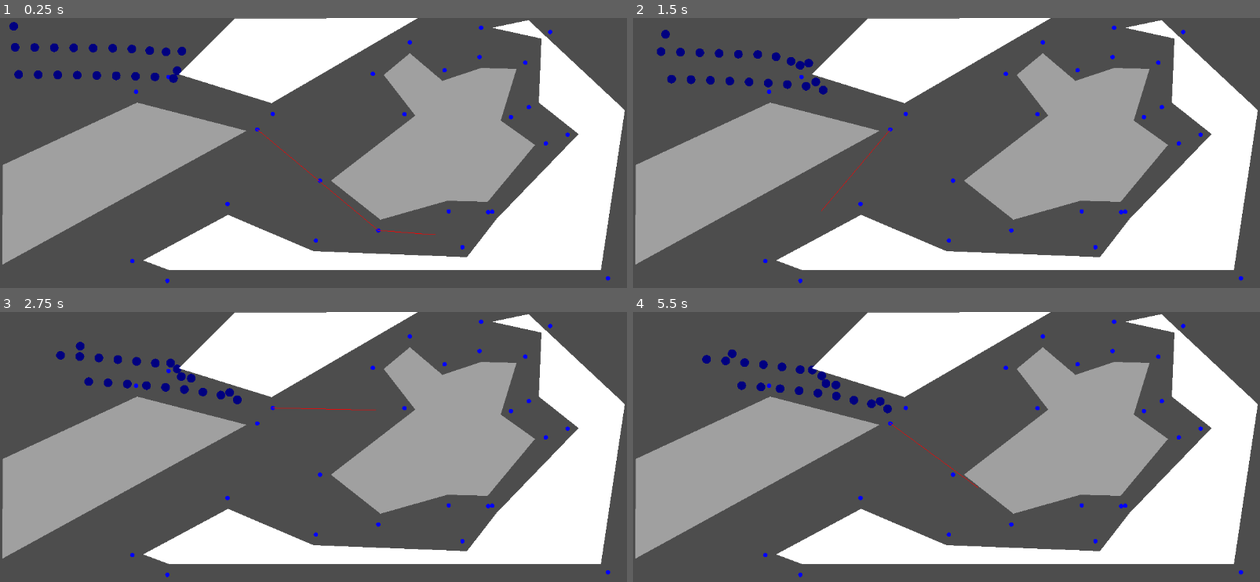
Above: before the commit, frames 1-4 (two rows, left to right).
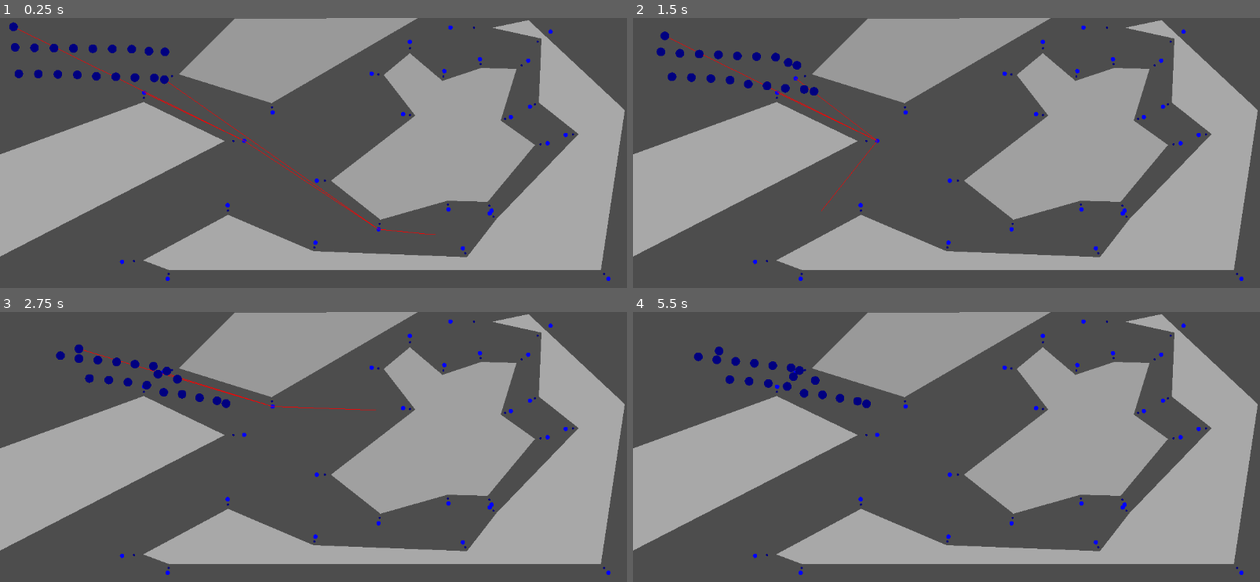
Above: after the commit, the same moments.

Repository: marwansabih/navigation
Game: Godot game, scene res://nav_test.tscn
Same seed, same stepped clock (60 frames per second), same inputs: the game is played once before the commit and once after it. The project has no main scene, so this scene is started directly.
Inputs (mouse positions are in pixels of both pictures, inside the frame that each line leads up to):
- Up to frame 1 (0.25 s): no input
- Up to frame 2 (1.5 s): move the mouse to (1084, 177) at 0.52 s; click (1084, 177) at 0.67 s; tap Enter at 1.25 s; move the mouse to (821, 212) at 1.27 s; click (821, 212) at 1.42 s
- Up to frame 3 (2.75 s): move the mouse to (376, 409) at 2.02 s; click (376, 409) at 2.17 s
- Up to frame 4 (5.5 s): move the mouse to (915, 557) at 2.77 s; click (915, 557) at 2.92 s; tap Space at 3.5, 5 s; move the mouse to (1134, 541) at 3.52 s; click (1134, 541) at 3.67 s; tap Enter at 4.25 s; move the mouse to (758, 436) at 4.27 s; click (758, 436) at 4.42 s; move the mouse to (977, 487) at 5.02 s; click (977, 487) at 5.17 s

The runs differ from the first frame. In frame 1, 25% of the frame differs, in the area x 0-100%, y 0-99%; in frame 2, 25%; in frame 3, 26%; in frame 4, 26%.

Commit message:
still buggy as hell but at least corners are now placed more correctly

Diff:
--- a/geometry_utils.gd
+++ b/geometry_utils.gd
@@ -1,5 +1,39 @@
 class_name GeometryUtils
 extends Node
+
+static func in_polygons_range(polygons, radius, pos):
+	for p in polygons.get_children():
+		var poly = p.polygon
+		if in_polygon_range(poly, radius, pos):
+			return true
+	return false
+
+static func in_polygon_range(polygon, radius, pos):
+	var size = len(polygon)
+	for i in range(size):
+		var next_idx = (i+1) % size
+		var p1: Vector2 = polygon[i]
+		var p2: Vector2 = polygon[next_idx]
+		var distance = p1.distance_to(pos)
+		if distance <= radius+1:
+			return true
+		distance = p2.distance_to(pos)
+		if distance <= radius +1:
+			return true
+		var dir: Vector2 = p1.direction_to(p2)
+		var parallel = dir.dot(pos - p1)
+		var between_points = 0 < parallel and parallel < (p2-p1).length()
+		distance = abs(dir.rotated(PI/2).dot(pos-p1))
+		var in_range = distance <  radius +1
+		if between_points and in_range:
+			return true
+	return false
+
+static func enlarge_polyogon(polygon):
+	var size = len(polygon)
+	for i in range(size):
+		var next_idx =  i
+
 
 static func get_wall_points(line, distance):
 	var p1: Vector2 = line[0]
--- a/nav_test.tscn
+++ b/nav_test.tscn
@@ -3,7 +3,7 @@
 [ext_resource type="Script" path="res://navigation_isometrie.gd" id="1_vv1va"]
 
 [sub_resource type="NavigationPolygon" id="NavigationPolygon_8onms"]
-outlines = Array[PackedVector2Array]([PackedVector2Array(-3, 212, 593, 233, 599, -5, -4, -1)])
+outlines = Array[PackedVector2Array]([PackedVector2Array(-3, 546, 1334, 587, 1350, -12, -4, -1)])
 source_geometry_group_name = &"navigation_polygon_source_group"
 
 [node name="NavTest" type="Node2D"]
@@ -12,16 +12,18 @@
 [node name="Poly" type="NavigationRegion2D" parent="."]
 navigation_polygon = SubResource("NavigationPolygon_8onms")
 
-[node name="Polygon2D2" type="Polygon2D" parent="Poly"]
-color = Color(1, 1, 1, 0.466667)
-polygon = PackedVector2Array(5, 271, 4, 455, 453, 208, 252, 156)
-
 [node name="Polygon2D" type="Polygon2D" parent="Poly"]
 color = Color(1, 1, 1, 0.466667)
 polygon = PackedVector2Array(763, 180, 608, 300, 699, 372, 822, 337, 896, 339, 983, 234, 920, 189, 949, 94, 884, 92, 813, 116, 753, 65, 705, 105)
 
 [node name="Polygon2D3" type="Polygon2D" parent="Poly"]
+color = Color(1, 1, 1, 0.427451)
 polygon = PackedVector2Array(329, 104, 499, 157, 768, 0, 432, 1)
 
 [node name="Polygon2D4" type="Polygon2D" parent="Poly"]
+color = Color(1, 1, 1, 0.513726)
 polygon = PackedVector2Array(263, 447, 419, 363, 576, 430, 858, 441, 912, 371, 1063, 214, 990, 156, 995, 38, 904, 18, 971, 4, 1148, 170, 1104, 465, 311, 465)
+
+[node name="Polygon2D2" type="Polygon2D" parent="Poly"]
+color = Color(1, 1, 1, 0.517647)
+polygon = PackedVector2Array(-1, 252, 264, 155, 413, 227, 0, 440)
--- a/navigation_isometrie.gd
+++ b/navigation_isometrie.gd
@@ -66,7 +66,7 @@
 	#print(Vector2(v_x, v_y).length())
 	return strength / dist**dist_power * Vector2(v_x,v_y) * ( 1 +  randf())
 
-func get_local_dir(pos: Vector2, goal: Vector2):
+func get_local_dir(pos: Vector2, goal: Vector2, delta):
 	var pos_m = GeometryUtils.get_closest_mesh_position(pos)
 	var map_polys = []
 	var actor_positions = []
@@ -93,12 +93,25 @@
 			actor_positions.append(f_pos)
 		#break
 
+	var in_poly_range = false
+
+	for polygon in $Poly.get_children():
+		in_poly_range = GeometryUtils.in_polygon_range(
+			polygon.polygon,
+			16,
+			pos
+		)
+
 	return VFUtils.get_dir(
 		pos,
 		actor_positions,
 		goal,
-		8
+		8,
+		$Poly,
+		delta,
+		in_poly_range
 	)
+	"""
 
 	var dir_source = Vector2(0,0)
 	var dist = pos.distance_to(goal)
@@ -120,6 +133,7 @@
 	if dir_wall.length() > 0.1:
 		return 2*dir_wall.normalized()
 	return (dir_goal + dir_source).normalized()
+	"""
 
 func plane_in_dir(dir):
 	pass
@@ -134,17 +148,64 @@
 	polygon,
 	p_point,
 	point,
-	n_point
+	n_point,
+	corner_distance
 ):
-	var dir_1 = (p_point - point).normalized()
-	var dir_2 = (n_point - point).normalized()
-	var n_dir = (dir_1 + dir_2).normalized() * 20
+	var dir_1: Vector2 = (p_point - point).normalized()
+	var dir_2: Vector2 = (n_point - point).normalized()
+	var signum = 1
+	#if dir_1.angle_to(-dir_2)/ PI < -0.5 and dir_1.angle_to(-dir_2)/PI > 0.5:
+	#	signum = - 1
+
+	var polys = []
+	for p in $Poly.get_children():
+		polys.append(p.polygon)
+
+	var to_b = -(dir_1 - dir_1.dot(dir_2)*dir_2).normalized() * corner_distance
+	var to_e =  -(dir_2 - dir_2.dot(dir_1)*dir_1).normalized() * corner_distance
+
+	var b: Vector2 = point + to_b
+	var e: Vector2 = point + to_e
+
+	if inside_polygons(e, polys):
+		e = point - to_e #-e point - to_e
+	if inside_polygons(b, polys):
+		b = point - to_b # -b#point - to_b
+
+	var t_1 = - b.x/dir_2.x * dir_2.y + b.y
+	var m_1 = dir_2.y/dir_2.x
+	var t_2 = - e.x/dir_1.x * dir_1.y + e.y
+	var m_2 = dir_1.y/dir_1.x
+	var x = (t_2-t_1)/(m_1-m_2)
+	var y = m_1*x + t_1
+
+	#var result =
+	return Vector2(x,y)
+
+	if inside_polygons(e, polys):
+		e = point + to_e
+	if inside_polygons(b, polys):
+		b = point + to_b
+	var f = ((b.y - e.y)*dir_1.x+ dir_1.y*(e.x-b.x))/(dir_2.y*dir_1.x-dir_2.x*dir_1.y)
+	#print(f)
+	#print(e + f * dir_2))
+	#return b
+	#return e
+	return e + f * dir_2
+	return point -(dir_1 - dir_1.dot(dir_2) * dir_2).normalized() * corner_distance #e #+ f * dir_2
+
+
+	var p_1 = (dir_1 + dir_2).normalized().dot(dir_1)
+	var p_2 = (dir_1 + dir_2).normalized().dot(dir_2)
+	var min_p = min(p_1, p_2)
+	var n_dir = (dir_1 + dir_2) * corner_distance / min_p
+
 	var new_point = point - n_dir
 	if not outside_region(new_point):
 		return new_point
 	return point + n_dir
 
-func generate_polygon_edges(polygon):
+func generate_polygon_edges(polygon, corner_distance):
 	var p = polygon.polygon
 	var size = len(p)
 	var p_index = size - 1
@@ -157,16 +218,26 @@
 			p,
 			p_point,
 			point,
-			n_point
+			n_point,
+			corner_distance
 		)
 		edge_points.append(edge)
 		p_index = i
 	return edge_points
 
+var large_polygons = []
+
+func setup_large_polygons():
+	for p in $Poly.get_children():
+		var poly = generate_polygon_edges(p, 7)
+		large_polygons.append(poly)
+		#large_polygons.append(p.polygon)
+
+
 func generate_edges():
 	var edges = []
 	for polygon in $Poly.get_children():
-		edges.append_array(generate_polygon_edges(polygon))
+		edges.append_array(generate_polygon_edges(polygon, 16))
 	return edges
 
 
@@ -340,7 +411,7 @@
 		var p2: Vector2 = path[i+1]
 
 		var dist = p1.distance_to(p2)
-		var nr_sub_points = max(int(dist/5),1)
+		var nr_sub_points = max(int(dist/25),1)
 		var dir = p1.direction_to(p2).normalized()
 		for j in range(nr_sub_points):
 			var delta = float(j+1) / float(nr_sub_points) * dist
@@ -395,7 +466,7 @@
 var fake_chars = []
 
 func generate_fake_chars():
-	for i in range(10):
+	for i in range(9):
 		var char = {
 			"velocity" =75,
 			"position" = Vector2(16 + 36*i,100),
@@ -458,15 +529,19 @@
 	var dir = character["dir"]
 	var velocity = character["velocity"]
 	var pos = character["position"]
-	if path[0].distance_to(pos) < 10:
+	if path[0].distance_to(pos) < 1:
 		path.pop_front()
 		if path:
 			character["dir"] = pos.direction_to(path[0])
+	if len(path) > 1 and not intersect_with_occupied_polygons(pos, path[1]):
+		if (path[1]-path[0]).dot(pos-path[0]) > 0:
+			pass
+			#path.pop_front()
 	if path:
 		if not character["dir"]:
 			character["dir"] = pos.direction_to(path[0])
 		if true:#cycle % 15 == 0:
-			var new_dir = get_local_dir(pos, path[0])
+			var new_dir = get_local_dir(pos, path[0], delta * velocity)
 			#build_position_graph(pos, path[0])
 			character["dir"] = new_dir
 		character["position"] += velocity * character["dir"] * delta
@@ -506,11 +581,30 @@
 	setup_pos_to_wall()
 	generate_fake_chars()
 	setup_polygon_position_mesh()
-	for polygon in $Poly.get_children():
-		occupied_polygons.append(polygon.polygon)
-	edges = generate_edges()
+	setup_large_polygons()
+	occupied_polygons = large_polygons
+	#for polygon in $Poly.get_children():
+		#occupied_polygons = large_polygons
+	#	occupied_polygons.append(polygon.polygon)
+	var es = generate_edges()
+
+	edges = []
+
+	var ps = []
+	for p in $Poly.get_children():
+		var poly = p.polygon
+		ps.append(poly)
+
+	for e in es:
+		if e.x > 0 and e.y > 0:
+			if not inside_polygons(e, ps):
+				edges.append(e)
+
+	print(edges)
 
 	var connections = generate_connections()
+
+	print(connections)
 
 	graph = Dijstra.generate_graph(edges, connections)
 	generate_dists(graph)
@@ -527,9 +621,9 @@
 		shortest_paths.append(short_path)
 
 
-	generate_fake_characters()
-	setup_actor_position_mesh()
-	put_characters_to_mesh()
+	#generate_fake_characters()
+	#setup_actor_position_mesh()
+	#put_characters_to_mesh()
 
 func _input(event):
 	if event is InputEventMouseButton:
@@ -547,33 +641,38 @@
 
 func _physics_process(delta):
 	queue_redraw()
+
 	move_along_direction(
 		fake_character,
 		shortest_path,
 		delta
 	)
-
 	for i in range(len(fake_chars)):
 		var f_c = fake_chars[i]
 		var s_p = shortest_paths[i]
 		move_along_direction(f_c, s_p, delta)
 
 func _draw():
+
 	for edge in edges:
 		draw_circle(edge, 4, Color.BLUE)
+
 	if shortest_path:
+		draw_line(fake_character["position"], shortest_path[0], Color.RED)
 		for i in range(len(shortest_path) - 1):
 			var start = shortest_path[i]
 			var end = shortest_path[i+1]
 			draw_line(start, end, Color.RED)
 
-	#for path in shortest_paths:
-	#	if not path:
-	#		continue
-	#	for i in range(len(path) - 1):
-	#		var start = path[i]
-	#		var end = path[i+1]
-	#		draw_line(start, end, Color.RED)
+
+
+	for path in shortest_paths:
+		if not path:
+			continue
+		for i in range(len(path) - 1):
+			var start = path[i]
+			var end = path[i+1]
+			draw_line(start, end, Color.RED)
 
 	#var v_e_1 = position_to_visible_edges[Vector2(64, 64)]
 	#var v_e_2 = position_to_visible_edges[Vector2(800, 400)]
@@ -583,8 +682,16 @@
 
 	#for e in v_e_2:
 	#	draw_circle(edges[e], 4, Color.RED)
-
-	draw_circle(fake_character["position"], 8, Color.NAVY_BLUE)
+	var color = Color.NAVY_BLUE
+
+	if GeometryUtils.in_polygons_range(
+		$Poly,
+		8,
+		fake_character["position"]
+	):
+		color = Color.RED
+
+	draw_circle(fake_character["position"], 8, color)
 
 	for fake_char in fake_chars:
 		draw_circle(fake_char["position"], 8, Color.NAVY_BLUE)
@@ -594,33 +701,38 @@
 		for i in range(len(path) -1):
 			draw_line(path[i], path[i+1], Color.BLACK, 1)
 
+	for polygon in occupied_polygons:
+		for point in polygon:
+			draw_circle(point, 2, Color.NAVY_BLUE)
+
 	"""
 	var obs_ps = [
-		Vector2(50, 50),
-		Vector2(75, 75),
-		Vector2(125, 75),
-		Vector2(80, 40)
+		#Vector2(50, 50),
+		#Vector2(75, 75),
+		#Vector2(125, 75),
+		Vector2(104, 104)
 	]
 
 	for p in obs_ps:
-		draw_circle(p, 8, Color.NAVY_BLUE)
+		draw_circle(p, 24, Color.NAVY_BLUE)
 
 	draw_circle(Vector2(256, 256,), 8, Color.RED)
 
-	for i in range(100):
-		for j in range(100):
-			var x = i * 32
-			var y = j * 32
+	for i in range(200):
+		for j in range(200):
+			var x = i * 16
+			var y = j * 16
 			var dir = VFUtils.get_dir(
-					Vector2(x,y),
-					obs_ps,
-					Vector2(256,256),
-					8
+				Vector2(x,y),
+				obs_ps,
+				Vector2(256,256),
+				24
 			)
-			draw_line(Vector2(x,y), Vector2(x,y) + 16 * dir, Color.WHITE, 3)
-			draw_circle(Vector2(x,y) + 16 * dir, 2, Color.BLUE)
+			draw_line(Vector2(x,y), Vector2(x,y) + 8 * dir, Color.WHITE, 3)
+			draw_circle(Vector2(x,y) + 8 * dir, 2, Color.RED)
 
 	"""
+
 
 	#for pos in pos_to_walls:
 	#	if pos_to_walls[pos]:
@@ -648,12 +760,14 @@
 		#draw_polyline(square2, Color.BLUE, 1)
 		#draw_line(square2[0], square2[3], Color.BLUE, 1)
 
+	"""
 	var pos = fake_character["position"]
 	var f_c_pos = GeometryUtils.get_closest_mesh_position(pos)
 	if f_c_pos in pos_to_walls:
 		for wall in pos_to_walls[f_c_pos]:
 			var dir = generate_wall_velocity(pos, wall, 15)
 			draw_line(pos, pos + 30 * dir, Color.RED, 3)
+	"""
 
 	"""
 	for p_c in actor_positions:
--- a/vectorfield_utils.gd
+++ b/vectorfield_utils.gd
@@ -13,7 +13,7 @@
 	var dy = y - pos.y
 	return Vector2(
 		(lambda-1) * dir.x * dx**2 + lambda * dir.y * dx * dy - dir.x * dy**2,
-		(lambda-1) * dir.y * dx**2 + lambda * dir.x * dx * dy - dir.y * dy**2
+		(lambda-1) * dir.y * dy**2 + lambda * dir.x * dx * dy - dir.y * dx**2
 	)
 
 static func dipole(
@@ -59,7 +59,7 @@
 	var b_z = beta_z(radius)
 	var b_f = beta_f(radius, 0.1)
 	var b_r = beta(pos, radius, x, y)
-	if b_r < b_f:
+	if b_r <= b_f:
 		return 1
 	if b_f < b_r and b_r < b_z:
 		var a = 2/(b_z-b_f)**3
@@ -69,15 +69,27 @@
 
 		return a*b_r**3 + b * b_r**2 + c * b_r + d
 
+	return 0
 
-	return 0
+static func in_obstacle(goal, obs_positions, radius):
+	for pos in obs_positions:
+		if goal.distance_to(pos) < radius:
+			return true
+	return false
 
 static func get_dir(
 	pos: Vector2,
 	obstacle_positions,
 	goal: Vector2,
-	radius
+	radius,
+	polygons,
+	delta_t,
+	in_polyrange: bool
 ):
+
+	#if in_obstacle(goal, obstacle_positions, radius):
+	#	if goal.distance_to(pos) < 3*radius:
+	#		return Vector2(0,0)
 	var attractive_field = dipole(
 		goal,
 		pos.direction_to(goal),
@@ -105,5 +117,20 @@
 		)
 		repulsive_field += (1-sig)*r_f
 
-	return (attractive_factor * attractive_field + repulsive_field).normalized()
+	var reverse = 1
+	if in_polyrange:
+		reverse = -1
+
+	var dir = (attractive_factor * attractive_field + reverse * repulsive_field).normalized()
+
+
+	for obs_pos in obstacle_positions:
+		var next_position = pos + dir * delta_t
+		if GeometryUtils.in_polygons_range(polygons, radius, next_position):
+			return Vector2(0,0)
+		if next_position.distance_to(obs_pos) < 2*radius:
+			print("stopped")
+			return Vector2(0,0)
+
+	return dir
 	#return attractive_field.normalized()
Not shown, added: navC375.tmp
